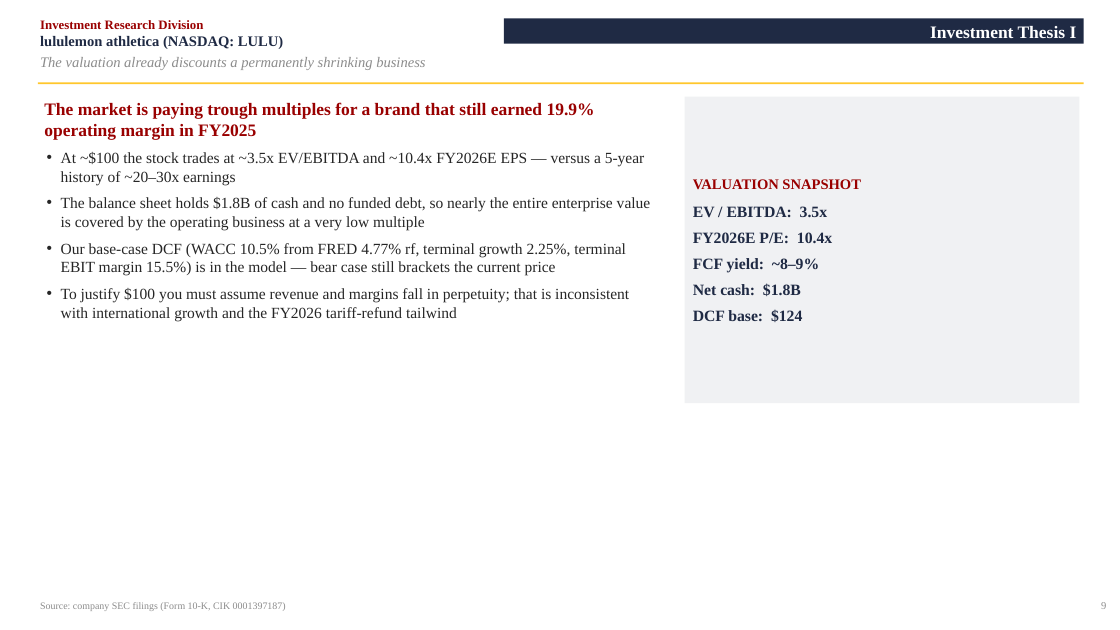
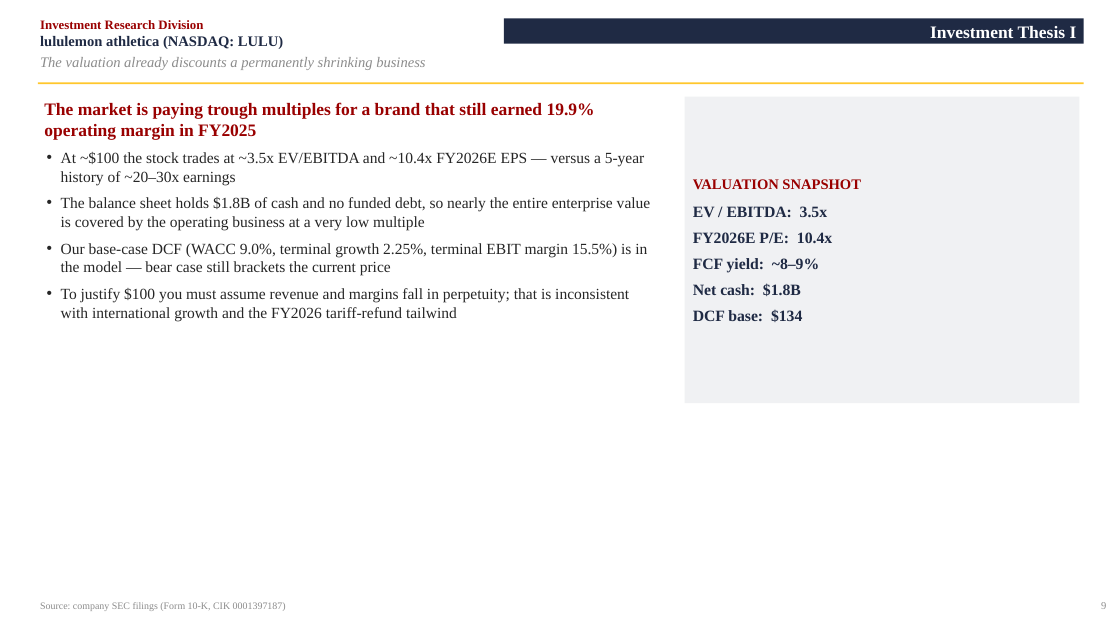
Before and after one commit to vengeanceaiUSC/RM, a slide deck: slide 10 of LULU/LULU_Investment_Pitch_Deck.pptx. Drawn at 1120x630 pixels with LibreOffice and Linux fonts; fonts in the diff are those of the drawing. Boxes give left, top, right and bottom in pixels: in the first picture for what was removed or moved away, otherwise in the second. Text is boxed around its words. In the diff, an @@ line names an element or a change of style, - is before the commit and + after.

```diff
--- a/LULU/LULU_Investment_Pitch_Deck.pptx
+++ b/LULU/LULU_Investment_Pitch_Deck.pptx
@@ text at box(61, 243, 647, 276): text changed @@
-• Our base-case DCF (WACC 10.5% from FRED 4.77% rf, terminal growth 2.25%, terminal EBIT margin 15.5%) is in the model — bear case still brackets the current price
+• Our base-case DCF (WACC 9.0%, terminal growth 2.25%, terminal EBIT margin 15.5%) is in the model — bear case still brackets the current price
@@ text in rectangle at box(693, 310, 802, 322): text changed @@
-DCF base: $124
+DCF base: $134
```
Also in this commit, not shown: 7 other slides changed, 6 other files.
